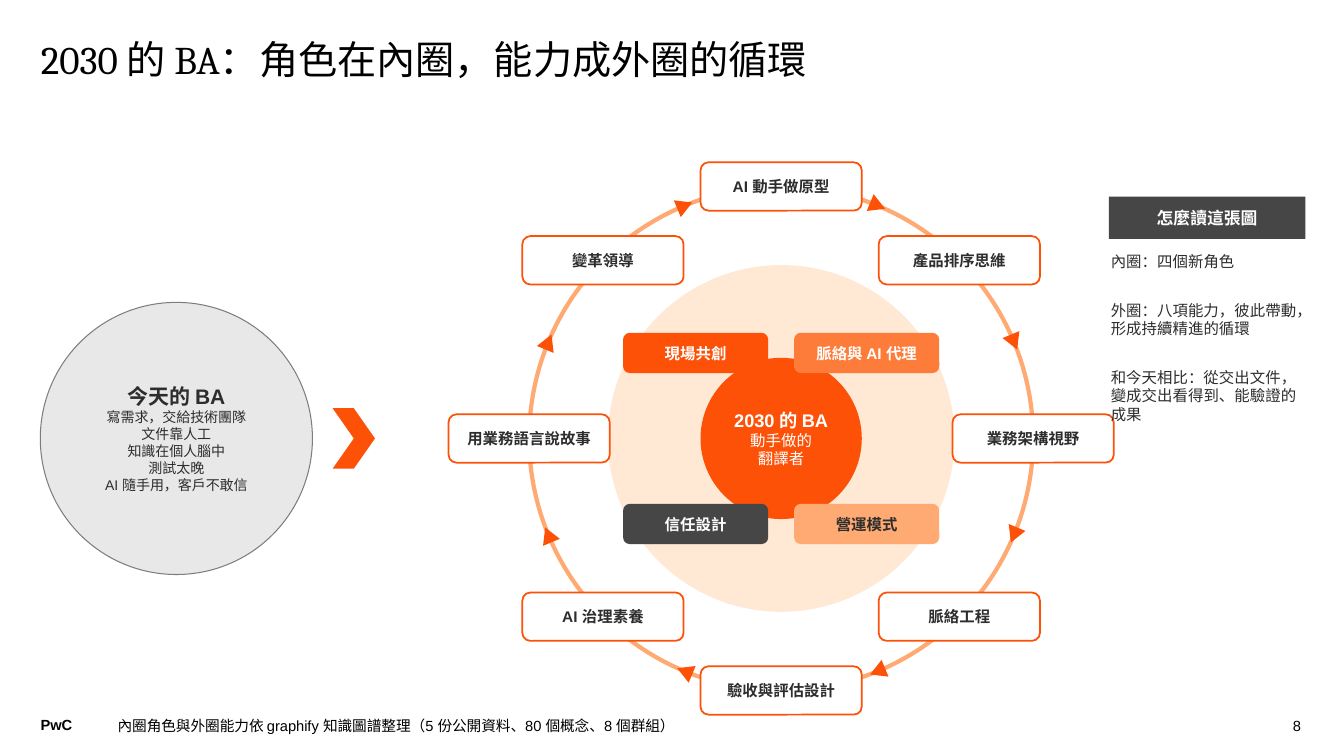
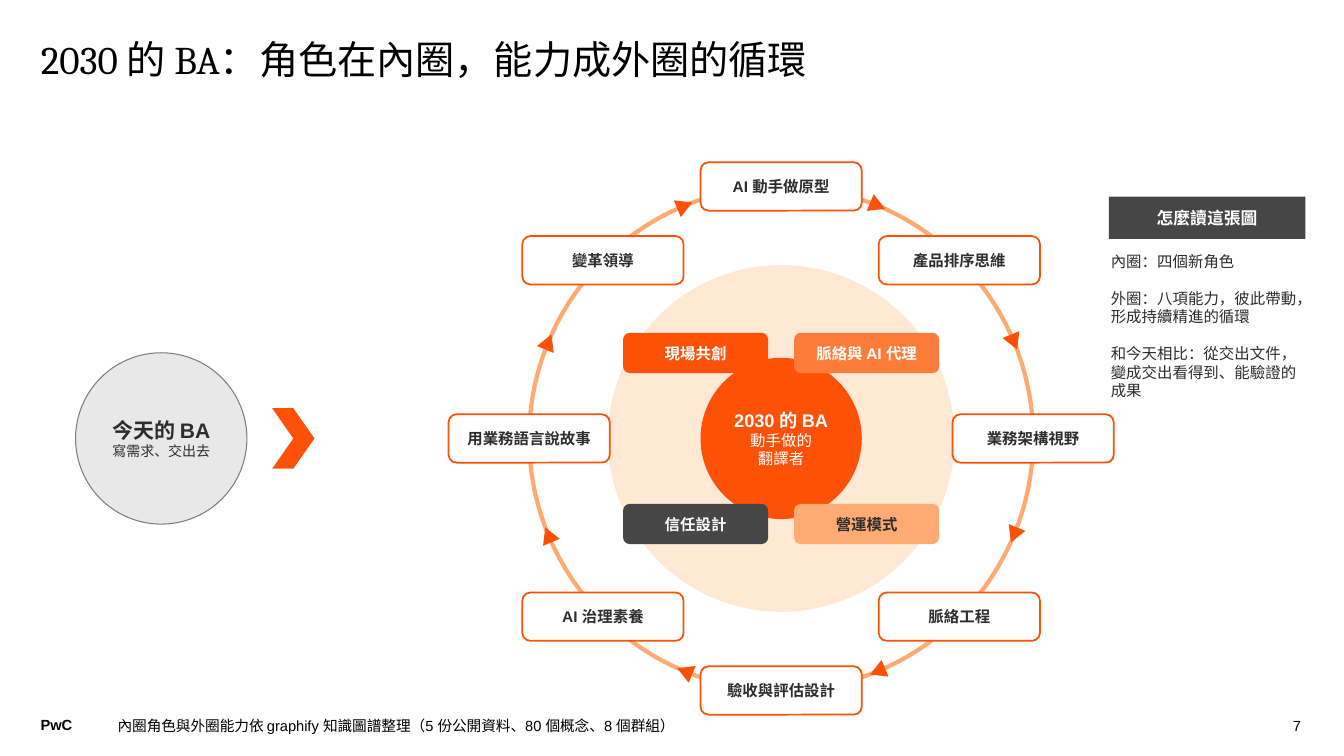
Before and after one commit to Robshao/PwC_FSC1, a slide deck: slide 7 of pwc-fsc1-ai-short-vid/07-ba-team-meeting-1021/BA組會分享_1106.pptx (slide 8 before the commit). Drawn at 1344x756 pixels with LibreOffice and Linux fonts; fonts in the diff are those of the drawing. Boxes give left, top, right and bottom in pixels: in the first picture for what was removed or moved away, otherwise in the second. Text is boxed around its words. In the diff, an @@ line names an element or a change of style, - is before the commit and + after.

```diff
--- a/pwc-fsc1-ai-short-vid/07-ba-team-meeting-1021/BA組會分享_1106.pptx
+++ b/pwc-fsc1-ai-short-vid/07-ba-team-meeting-1021/BA組會分享_1106.pptx
@@ text "內圈：四個新角色" rewrapped from (x1=1111, y1=254, x2=1312, y2=424) to (x1=1111, y1=254, x2=1312, y2=398) @@
@@ ellipse "今天的 BA" resized from (x1=40, y1=302, x2=313, y2=575) to (x1=76, y1=353, x2=247, y2=524) @@
@@ chevron moved from (x1=333, y1=408, x2=375, y2=469) to (x1=272, y1=408, x2=315, y2=469) @@
@@ text in ellipse at (x1=112, y1=444, x2=210, y2=457): text changed @@
-寫需求，交給技術團隊
-文件靠人工
-知識在個人腦中
-測試太晚
-AI 隨手用，客戶不敢信
+寫需求、交出去
@@ page number at (x1=1293, y1=721, x2=1301, y2=731): text changed @@
-8
+7
```
Also in this commit, not shown: 7 other slides changed, 2 slides removed, 2 other files.
